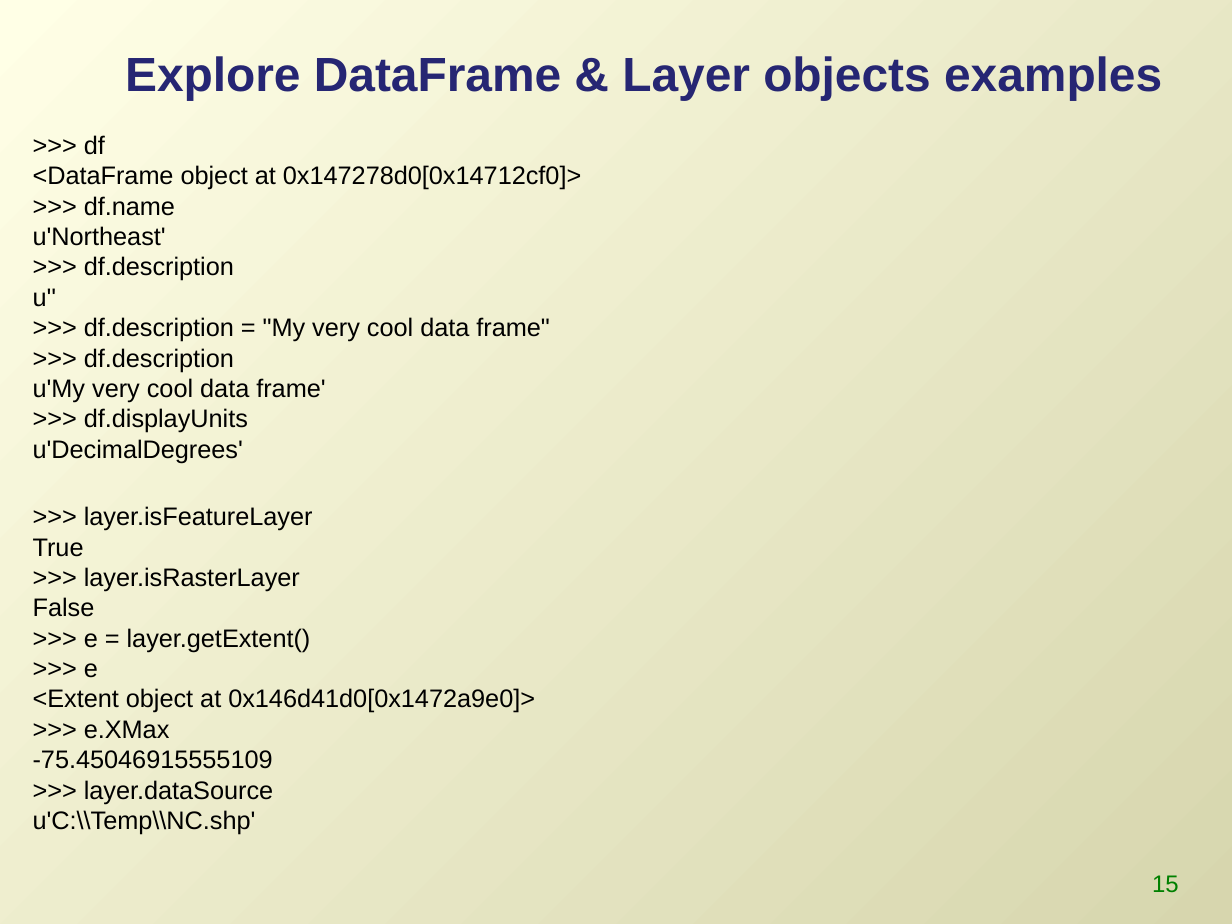
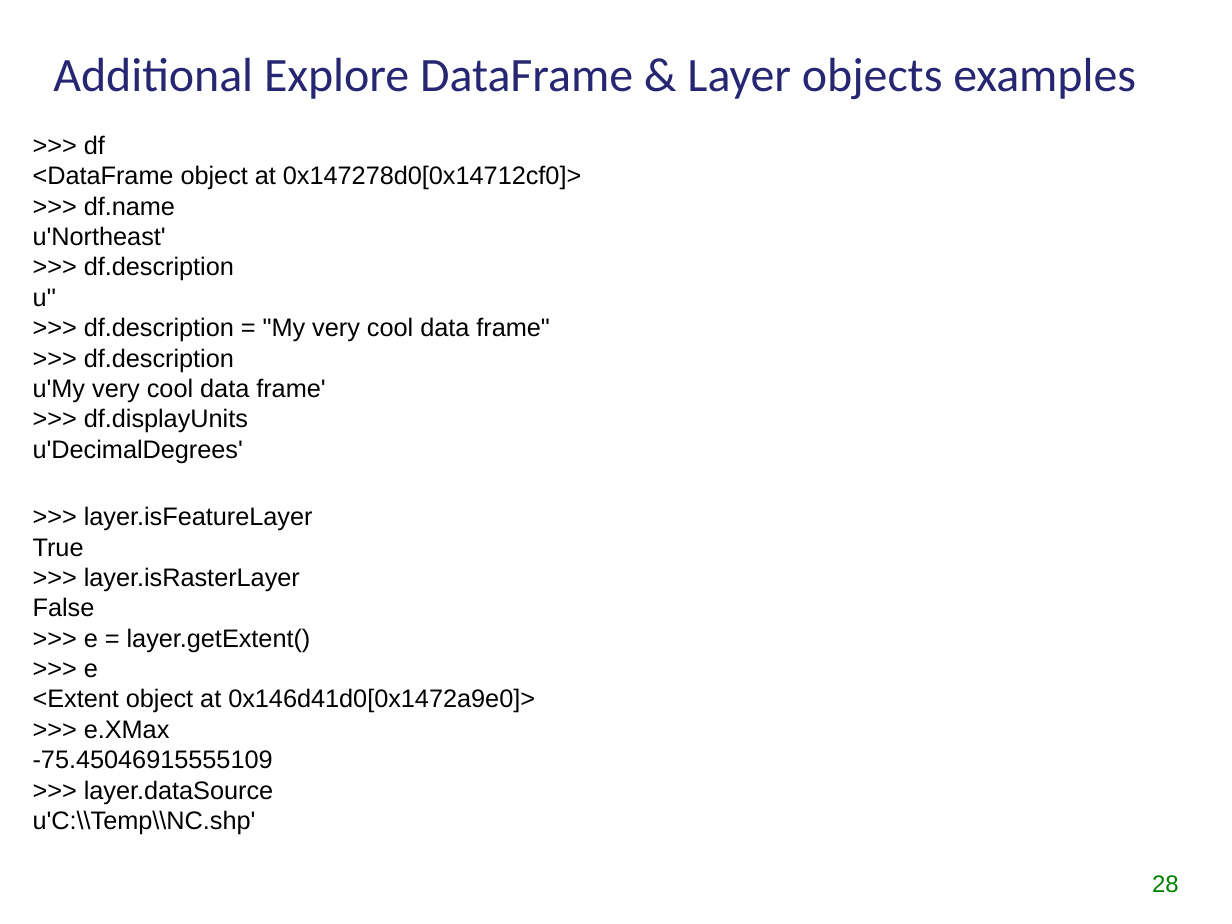
Before and after one commit to lgtateos/gis540, a slide deck: slide 28 of slides/arcpyMapping.ppt (slide 15 before the commit). Drawn at 1232x924 pixels with LibreOffice and Linux fonts; fonts in the diff are those of the drawing. Boxes give left, top, right and bottom in pixels: in the first picture for what was removed or moved away, otherwise in the second. Text is boxed around its words. In the diff, an @@ line names an element or a change of style, - is before the commit and + after.

```diff
--- a/slides/arcpyMapping.ppt
+++ b/slides/arcpyMapping.ppt
@@ background gradient #FFFFE6 to #D7D6AE to #FFFFFF @@
@@ title at (x1=53, y1=57, x2=1136, y2=100): text changed; font Arial to Calibri; bold off @@
-Explore DataFrame & Layer objects examples
+Additional Explore DataFrame & Layer objects examples
@@ page number at (x1=1152, y1=875, x2=1179, y2=893): text changed @@
-15
+28
```
Also in this commit, not shown: 25 other slides changed, 7 slides added, 3 slides removed.
